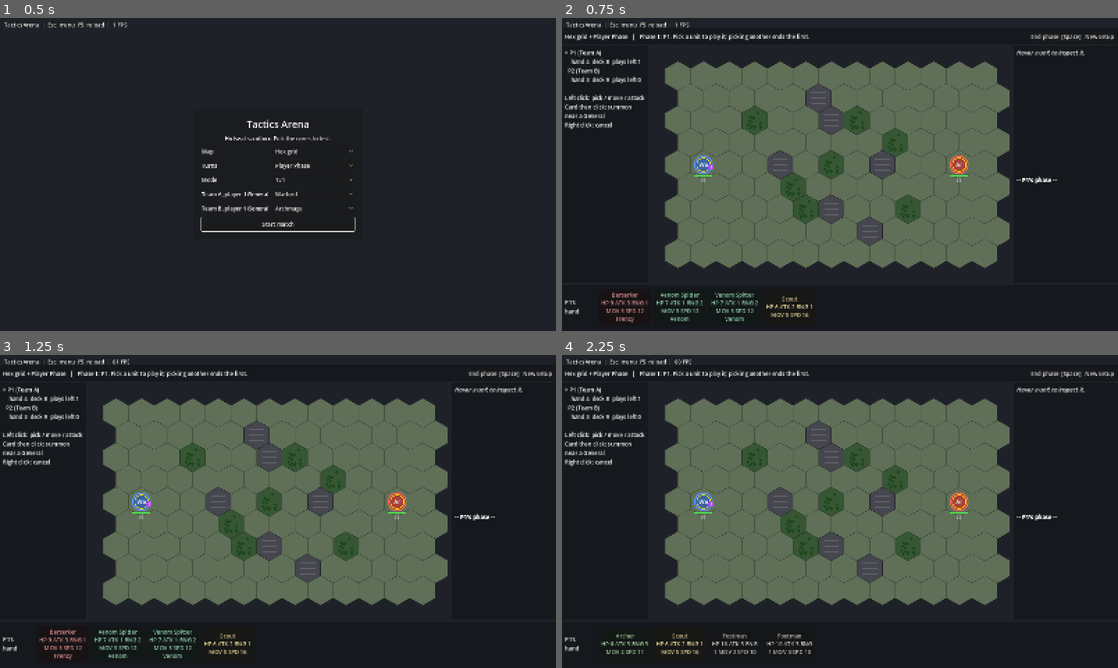
Above: before the commit, frames 1-4 (two rows, left to right).
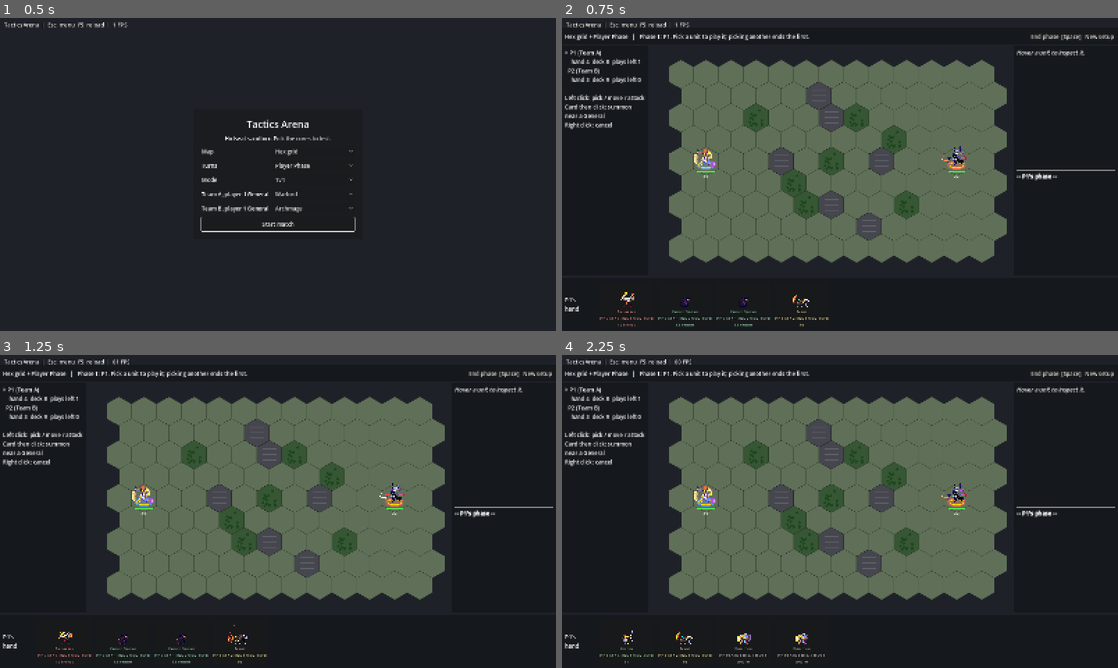
Above: after the commit, the same moments.

Repository: Nitpicky/Mexarena-Junk-Test
Game: Godot game, scene res://sandboxes/tactics_arena/tactics_arena.tscn
The game is run twice, just before and just after one commit, with the same random seed, the same clock (stepped at 60 frames per second) and the same inputs. This scene is started directly instead of the project's main scene.
Inputs:
- Up to frame 1 (0.5 s): no input
- Up to frame 2 (0.75 s): click "Start match" at 0.5 s
- Up to frame 3 (1.25 s): no input
- Up to frame 4 (2.25 s): click "New setup" at 1.25 s; click "Start match" at 2 s

Frame 1 is identical in both runs. In frame 2, 7.5% of the frame differs, in the area x 0-100%, y 13-99%; in frame 3, 7.5%; in frame 4, 7.4%.

Commit message:
Show animated sprites on tactics_arena units and hand cards
Co-Authored-By: Claude Opus 5.5 <noreply@anthropic.com>
Claude-Session: https://claude.ai/code/session_01USms3K99F43r5jBrBhbFAA

Diff:
--- a/sandboxes/tactics_arena/data/cards/archer.tres
+++ b/sandboxes/tactics_arena/data/cards/archer.tres
@@ -2,6 +2,7 @@
 
 [ext_resource type="Script" path="res://core/cards/card_data.gd" id="1_card_data"]
 [ext_resource type="Script" path="res://core/attributes/attribute.gd" id="2_attribute"]
+[ext_resource type="SpriteFrames" path="res://assets/art/units/duelyst/f1_ranged.tres" id="sprite_f1_ranged"]
 
 [sub_resource type="Resource" id="Resource_hp"]
 script = ExtResource("2_attribute")
@@ -44,5 +45,6 @@
 id = &"archer"
 display_name = "Archer"
 description = "Shoots from 3 range."
+sprite_frames = ExtResource("sprite_f1_ranged")
 color = Color(0.5, 0.8, 0.45, 1)
 attributes = Array[ExtResource("2_attribute")]([SubResource("Resource_hp"), SubResource("Resource_attack"), SubResource("Resource_range"), SubResource("Resource_movement"), SubResource("Resource_speed")])
--- a/sandboxes/tactics_arena/data/cards/archmage.tres
+++ b/sandboxes/tactics_arena/data/cards/archmage.tres
@@ -2,6 +2,7 @@
 
 [ext_resource type="Script" path="res://core/cards/card_data.gd" id="1_card_data"]
 [ext_resource type="Script" path="res://core/attributes/attribute.gd" id="2_attribute"]
+[ext_resource type="SpriteFrames" path="res://assets/art/units/duelyst/f4_general.tres" id="sprite_f4_general"]
 
 [sub_resource type="Resource" id="Resource_hp"]
 script = ExtResource("2_attribute")
@@ -44,6 +45,7 @@
 id = &"archmage"
 display_name = "Archmage"
 description = "General. Fragile but strikes from 3 range."
+sprite_frames = ExtResource("sprite_f4_general")
 color = Color(0.55, 0.5, 0.95, 1)
 tags = PackedStringArray("general")
 attributes = Array[ExtResource("2_attribute")]([SubResource("Resource_hp"), SubResource("Resource_attack"), SubResource("Resource_range"), SubResource("Resource_movement"), SubResource("Resource_speed")])
--- a/sandboxes/tactics_arena/data/cards/berserker.tres
+++ b/sandboxes/tactics_arena/data/cards/berserker.tres
@@ -3,6 +3,7 @@
 [ext_resource type="Script" path="res://core/cards/card_data.gd" id="1_card_data"]
 [ext_resource type="Script" path="res://core/attributes/attribute.gd" id="2_attribute"]
 [ext_resource type="Script" path="res://core/attributes/attribute_modifier.gd" id="3_attribute_mo"]
+[ext_resource type="SpriteFrames" path="res://assets/art/units/duelyst/neutral_mercdaggerkiri.tres" id="sprite_neutral_mercdaggerkiri"]
 
 [sub_resource type="Resource" id="Resource_frenzy_mod1"]
 script = ExtResource("3_attribute_mo")
@@ -66,5 +67,6 @@
 id = &"berserker"
 display_name = "Berserker"
 description = "Frenzy: +2 attack and +25% speed."
+sprite_frames = ExtResource("sprite_neutral_mercdaggerkiri")
 color = Color(0.9, 0.35, 0.35, 1)
 attributes = Array[ExtResource("2_attribute")]([SubResource("Resource_hp"), SubResource("Resource_attack"), SubResource("Resource_range"), SubResource("Resource_movement"), SubResource("Resource_speed"), SubResource("Resource_frenzy")])
--- a/sandboxes/tactics_arena/data/cards/footman.tres
+++ b/sandboxes/tactics_arena/data/cards/footman.tres
@@ -2,6 +2,7 @@
 
 [ext_resource type="Script" path="res://core/cards/card_data.gd" id="1_card_data"]
 [ext_resource type="Script" path="res://core/attributes/attribute.gd" id="2_attribute"]
+[ext_resource type="SpriteFrames" path="res://assets/art/units/duelyst/f1_silverguardsquire.tres" id="sprite_f1_silverguardsquire"]
 
 [sub_resource type="Resource" id="Resource_hp"]
 script = ExtResource("2_attribute")
@@ -44,5 +45,6 @@
 id = &"footman"
 display_name = "Footman"
 description = "Plain melee soldier."
+sprite_frames = ExtResource("sprite_f1_silverguardsquire")
 color = Color(0.7, 0.7, 0.7, 1)
 attributes = Array[ExtResource("2_attribute")]([SubResource("Resource_hp"), SubResource("Resource_attack"), SubResource("Resource_range"), SubResource("Resource_movement"), SubResource("Resource_speed")])
--- a/sandboxes/tactics_arena/data/cards/scout.tres
+++ b/sandboxes/tactics_arena/data/cards/scout.tres
@@ -2,6 +2,7 @@
 
 [ext_resource type="Script" path="res://core/cards/card_data.gd" id="1_card_data"]
 [ext_resource type="Script" path="res://core/attributes/attribute.gd" id="2_attribute"]
+[ext_resource type="SpriteFrames" path="res://assets/art/units/duelyst/f3_badlandsscout.tres" id="sprite_f3_badlandsscout"]
 
 [sub_resource type="Resource" id="Resource_hp"]
 script = ExtResource("2_attribute")
@@ -44,5 +45,6 @@
 id = &"scout"
 display_name = "Scout"
 description = "Fast and far-moving, hits softly."
+sprite_frames = ExtResource("sprite_f3_badlandsscout")
 color = Color(0.95, 0.85, 0.4, 1)
 attributes = Array[ExtResource("2_attribute")]([SubResource("Resource_hp"), SubResource("Resource_attack"), SubResource("Resource_range"), SubResource("Resource_movement"), SubResource("Resource_speed")])
--- a/sandboxes/tactics_arena/data/cards/thorn_golem.tres
+++ b/sandboxes/tactics_arena/data/cards/thorn_golem.tres
@@ -4,6 +4,7 @@
 [ext_resource type="Script" path="res://core/attributes/attribute.gd" id="2_attribute"]
 [ext_resource type="Script" path="res://core/combat/behaviors/reflect_damage_behavior.gd" id="3_reflect_dama"]
 [ext_resource type="Script" path="res://core/attributes/attribute_behavior.gd" id="4_attribute_be"]
+[ext_resource type="SpriteFrames" path="res://assets/art/units/duelyst/neutral_golemnature.tres" id="sprite_neutral_golemnature"]
 
 [sub_resource type="Resource" id="Resource_thorns_beh0"]
 script = ExtResource("3_reflect_dama")
@@ -66,5 +67,6 @@
 id = &"thorn_golem"
 display_name = "Thorn Golem"
 description = "Big and slow. Attackers take 2 damage back."
+sprite_frames = ExtResource("sprite_neutral_golemnature")
 color = Color(0.6, 0.45, 0.35, 1)
 attributes = Array[ExtResource("2_attribute")]([SubResource("Resource_hp"), SubResource("Resource_attack"), SubResource("Resource_range"), SubResource("Resource_movement"), SubResource("Resource_speed"), SubResource("Resource_thorns"), SubResource("Resource_size")])
--- a/sandboxes/tactics_arena/data/cards/venom_spitter.tres
+++ b/sandboxes/tactics_arena/data/cards/venom_spitter.tres
@@ -5,6 +5,7 @@
 [ext_resource type="Script" path="res://core/combat/behaviors/apply_on_hit_behavior.gd" id="3_apply_on_hit"]
 [ext_resource type="Resource" path="res://sandboxes/tactics_arena/data/attributes/poison.tres" id="4_poison"]
 [ext_resource type="Script" path="res://core/attributes/attribute_behavior.gd" id="5_attribute_be"]
+[ext_resource type="SpriteFrames" path="res://assets/art/units/duelyst/f4_gloomchaser.tres" id="sprite_f4_gloomchaser"]
 
 [sub_resource type="Resource" id="Resource_venom_beh0"]
 script = ExtResource("3_apply_on_hit")
@@ -61,5 +62,6 @@
 id = &"venom_spitter"
 display_name = "Venom Spitter"
 description = "Its hits poison. Poisons merge into one stronger poison."
+sprite_frames = ExtResource("sprite_f4_gloomchaser")
 color = Color(0.4, 0.85, 0.6, 1)
 attributes = Array[ExtResource("2_attribute")]([SubResource("Resource_hp"), SubResource("Resource_attack"), SubResource("Resource_range"), SubResource("Resource_movement"), SubResource("Resource_speed"), SubResource("Resource_venom")])
--- a/sandboxes/tactics_arena/data/cards/warlord.tres
+++ b/sandboxes/tactics_arena/data/cards/warlord.tres
@@ -4,6 +4,7 @@
 [ext_resource type="Script" path="res://core/attributes/attribute.gd" id="2_attribute"]
 [ext_resource type="Script" path="res://core/combat/behaviors/heal_over_time_behavior.gd" id="3_heal_over_ti"]
 [ext_resource type="Script" path="res://core/attributes/attribute_behavior.gd" id="4_attribute_be"]
+[ext_resource type="SpriteFrames" path="res://assets/art/units/duelyst/f1_general.tres" id="sprite_f1_general"]
 
 [sub_resource type="Resource" id="Resource_regeneration_beh0"]
 script = ExtResource("3_heal_over_ti")
@@ -58,6 +59,7 @@
 id = &"warlord"
 display_name = "Warlord"
 description = "General. Sturdy melee leader that regenerates."
+sprite_frames = ExtResource("sprite_f1_general")
 color = Color(0.85, 0.55, 0.3, 1)
 tags = PackedStringArray("general")
 attributes = Array[ExtResource("2_attribute")]([SubResource("Resource_hp"), SubResource("Resource_attack"), SubResource("Resource_range"), SubResource("Resource_movement"), SubResource("Resource_speed"), SubResource("Resource_regeneration")])
--- a/sandboxes/tactics_arena/match_hud.gd
+++ b/sandboxes/tactics_arena/match_hud.gd
@@ -46,7 +46,7 @@
 	top_row.add_child(_button("New setup", func() -> void: setup_pressed.emit()))
 
 	var left := _panel(Vector2(0, 80), Vector2(250, 0), Control.PRESET_LEFT_WIDE)
-	left.offset_bottom = -140
+	left.offset_bottom = -160
 	var left_box := VBoxContainer.new()
 	left.add_child(left_box)
 	_left = Label.new()
@@ -55,7 +55,7 @@
 
 	var right := _panel(Vector2(0, 80), Vector2(300, 0), Control.PRESET_RIGHT_WIDE)
 	right.offset_left = -300
-	right.offset_bottom = -140
+	right.offset_bottom = -160
 	var right_box := VBoxContainer.new()
 	right.add_child(right_box)
 	_inspector = _rich(right_box)
@@ -66,7 +66,7 @@
 	_log.size_flags_vertical = Control.SIZE_EXPAND_FILL
 	_log.scroll_following = true
 
-	var bottom := _panel(Vector2(0, -130), Vector2(0, 130), Control.PRESET_BOTTOM_WIDE)
+	var bottom := _panel(Vector2(0, -150), Vector2(0, 150), Control.PRESET_BOTTOM_WIDE)
 	var scroll := ScrollContainer.new()
 	scroll.vertical_scroll_mode = ScrollContainer.SCROLL_MODE_DISABLED
 	bottom.add_child(scroll)
@@ -176,15 +176,44 @@
 	var state := game.players[player]
 	var can_play := game.turns.can_play_card(player) and state.card_plays_left != 0
 	for card: CardData in state.hand.cards:
-		var button := _button("%s\n%s" % [card.label(), _short_stats(card)], card_selected.emit.bind(card))
-		button.custom_minimum_size = Vector2(150, 105)
-		button.autowrap_mode = TextServer.AUTOWRAP_WORD_SMART
-		button.tooltip_text = card.description
-		button.disabled = not can_play
-		button.toggle_mode = true
-		button.button_pressed = card == pending_card
-		button.modulate = card.color.lightened(0.4)
-		_hand.add_child(button)
+		_hand.add_child(_card_button(card, can_play))
+
+
+func _card_button(card: CardData, can_play: bool) -> Button:
+	var button := _button("", card_selected.emit.bind(card))
+	button.custom_minimum_size = Vector2(160, 132)
+	button.tooltip_text = "%s\n%s" % [card.label(), card.description]
+	button.disabled = not can_play
+	button.toggle_mode = true
+	button.button_pressed = card == pending_card
+	button.clip_contents = true
+	var label := Label.new()
+	label.text = "%s\n%s" % [card.label(), _short_stats(card)]
+	label.autowrap_mode = TextServer.AUTOWRAP_WORD_SMART
+	label.horizontal_alignment = HORIZONTAL_ALIGNMENT_CENTER
+	label.add_theme_font_size_override("font_size", 11)
+	label.add_theme_color_override("font_color", card.color.lightened(0.45))
+	label.add_theme_color_override("font_outline_color", Color.BLACK)
+	label.add_theme_constant_override("outline_size", 4)
+	label.mouse_filter = Control.MOUSE_FILTER_IGNORE
+	label.set_anchors_and_offsets_preset(Control.PRESET_BOTTOM_WIDE)
+	label.offset_top = -54
+	if card.sprite_frames:
+		# PROTOTYPE: card art = the unit's idle animation, feet above the text.
+		var art := AnimatedSprite2D.new()
+		art.sprite_frames = card.sprite_frames
+		art.texture_filter = CanvasItem.TEXTURE_FILTER_NEAREST
+		art.offset = Vector2(0, UnitAnimator.feet_offset(card.sprite_frames))
+		art.position = Vector2(80, 74)
+		art.play(UnitAnimator.resolve(card.sprite_frames, &"idle"))
+		if not can_play:
+			art.modulate = Color(1, 1, 1, 0.45)
+		button.add_child(art)
+	else:
+		label.set_anchors_and_offsets_preset(Control.PRESET_FULL_RECT)
+		label.vertical_alignment = VERTICAL_ALIGNMENT_CENTER
+	button.add_child(label)
+	return button
 
 
 func _refresh_inspector() -> void:
--- a/sandboxes/tactics_arena/tactics_arena.gd
+++ b/sandboxes/tactics_arena/tactics_arena.gd
@@ -21,7 +21,7 @@
 ## Player colors in MatchConfig order (A1, B1, A2, B2): team A blue, team B red.
 const PLAYER_COLORS: Array[Color] = [Color(0.35, 0.6, 1.0), Color(1.0, 0.4, 0.35), Color(0.4, 0.9, 0.95), Color(1.0, 0.7, 0.3)]
 ## Screen space the HUD leaves for the board: left, top, right, bottom margins.
-const BOARD_MARGINS := Vector4(260, 84, 310, 140)
+const BOARD_MARGINS := Vector4(260, 84, 310, 160)
 
 ## Cards offered as Generals on the setup screen.
 @export var general_cards: Array[CardData] = []
@@ -82,6 +82,8 @@
 	_hud.card_selected.connect(_on_card_selected)
 	_hud.setup_pressed.connect(_show_setup)
 	_game.state_changed.connect(_refresh_board)
+	# Optional: animated sprites for cards that name a sprite set (core/visuals/).
+	_game.unit_added.connect(func(unit: Unit) -> void: UnitAnimator.attach(unit, _game))
 	_game.start()
 	_frame_camera()
 	_refresh_board()
Not shown, changed: sandboxes/tactics_arena/CLAUDE.md
